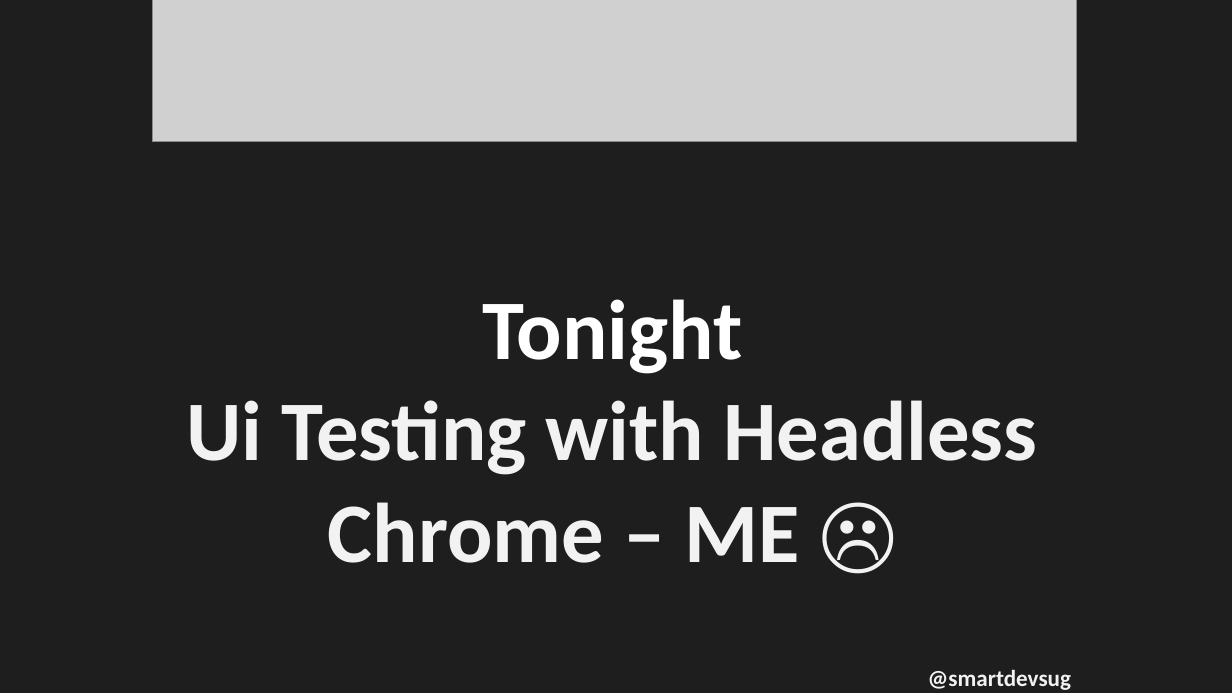
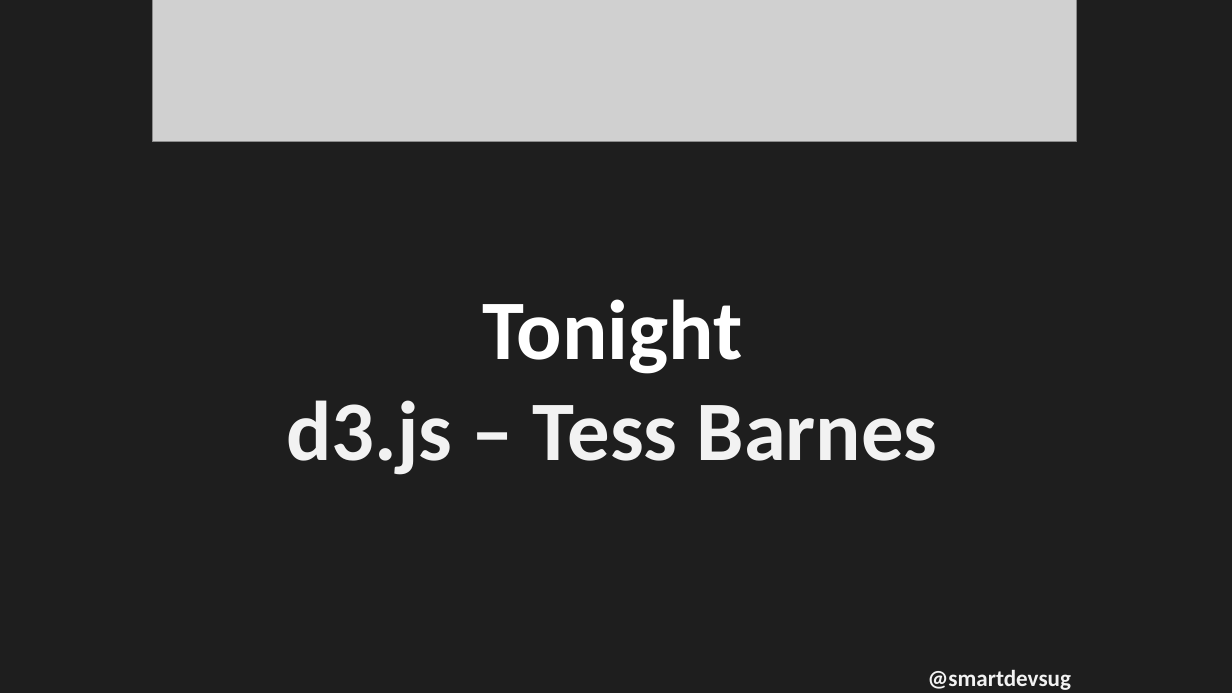
Before and after one commit to rippo/smartdevs, a slide deck: slide 7 of WelcomePresentation-SmartDevs.pptx. Drawn at 1232x693 pixels with LibreOffice and Linux fonts; fonts in the diff are those of the drawing; grey boxes stand for pictures. Boxes give left, top, right and bottom in pixels: in the first picture for what was removed or moved away, otherwise in the second. Text is boxed around its words. In the diff, an @@ line names an element or a change of style, - is before the commit and + after.

```diff
--- a/WelcomePresentation-SmartDevs.pptx
+++ b/WelcomePresentation-SmartDevs.pptx
@@ text at (286,299,938,475): text changed @@
-Tonight
-Ui Testing with Headless Chrome – ME ☹
+Tonight
+d3.js – Tess Barnes
```
Also in this commit, not shown: 2 other slides changed.
